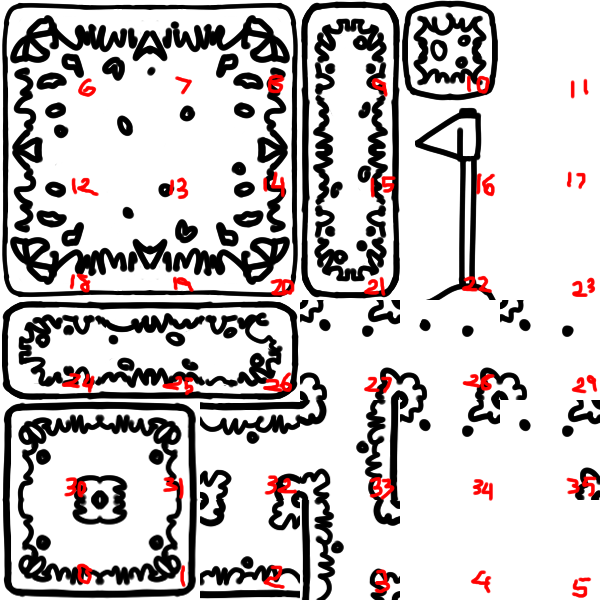
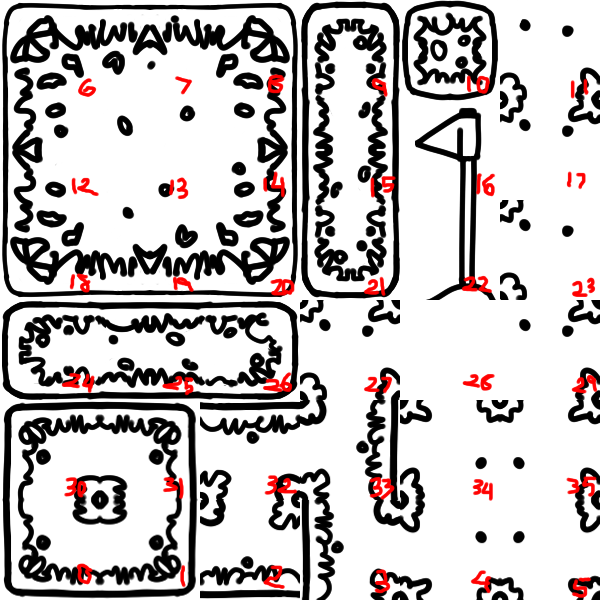
Before/after of a 600 × 600 layered artwork. What changed in the layer stack:
painted on "Paint Layer 2" over 100, 64, 600, 600
added layer "Paint Layer 1" (1st of 3) above "Paint Layer 1" over 400, 272, 600, 600
painted on "Paint Layer 1" (2nd of 3) over 100, 14, 600, 600
painted on "Paint Layer 1" (3rd of 3) over 100, 14, 600, 600
